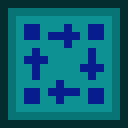
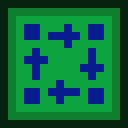
Layers edited between the first and the second 128 × 128 image:
painted on "Base" over (0, 0, 128, 128)
